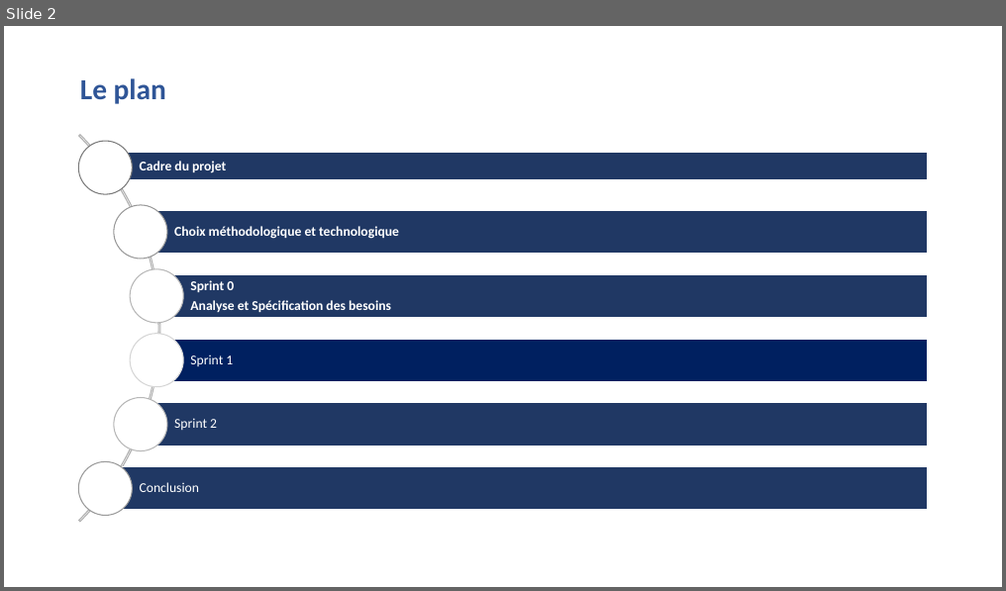
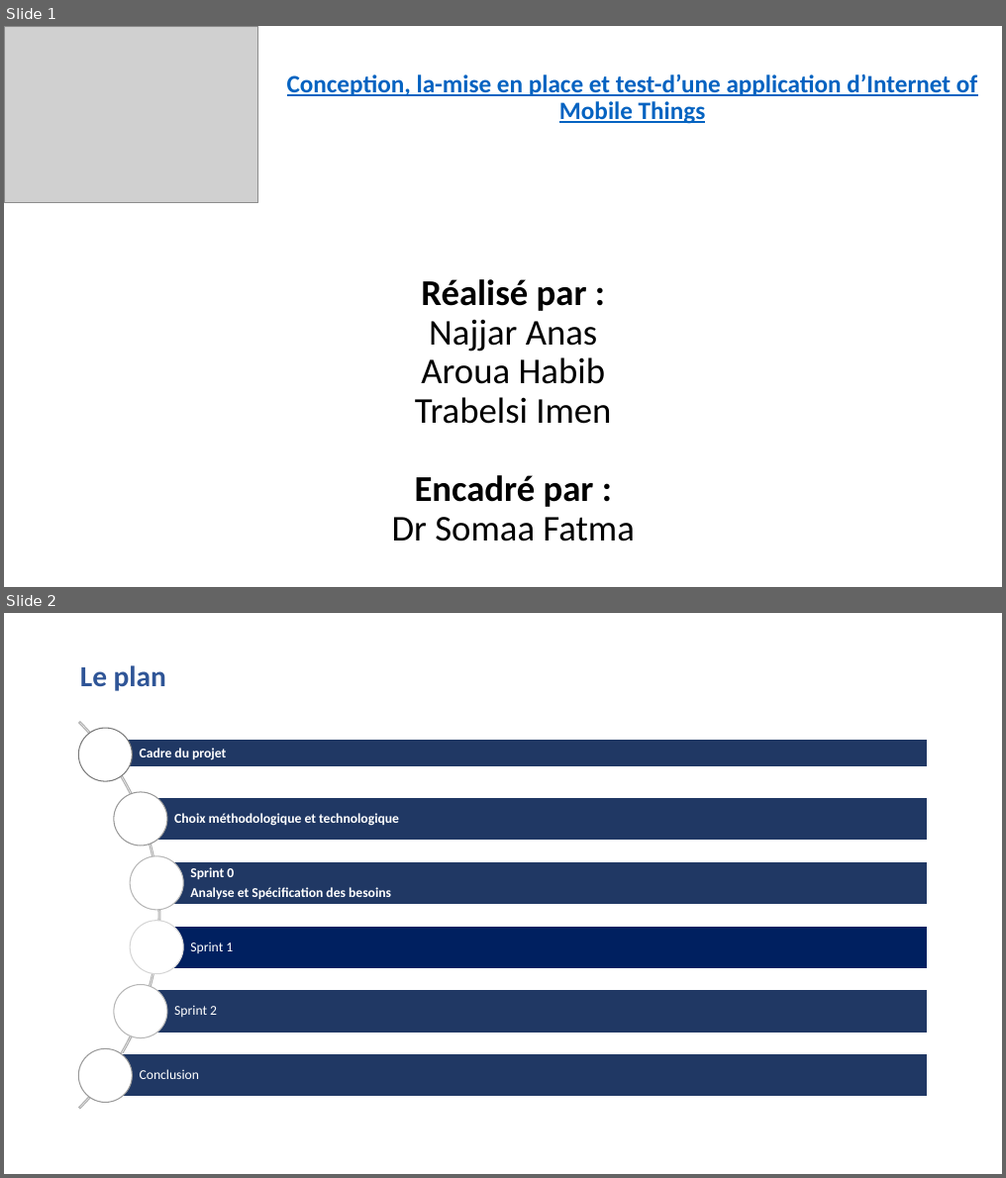
Before and after one commit to HabibAroua/Conception-la-mise-en-place-et-test-d-une-application-d-Internet-of-Mobile-Things, a slide deck: ppe-presentation.pptx. Shown one above the other, each under a label of ours: slide 2 before the commit, slides 1 and 2 after it. The pictures are 1006x591 and 1006x1178 pixels, drawn with LibreOffice and Linux fonts; fonts in the diff are those of the drawing; grey boxes stand for pictures. Boxes give left, top, right and bottom in pixels: in the first picture for what was removed or moved away, otherwise in the second. Text is boxed around its words. In the diff, an @@ line names an element or a change of style, - is before the commit and + after.

```diff
--- a/ppe-presentation.pptx
+++ b/ppe-presentation.pptx
@@ slide 1 added at <box>4,26,1002,587</box>, background #FFFFFF @@
@@ picture added at <box>4,26,258,202</box> @@
@@ subtitle added at <box>287,74,978,124</box>, 24 pt, text #0563C1, bold, underline @@
+Conception, la-mise en place et test-d’une application d’Internet of Mobile Things
@@ title added at <box>392,279,634,542</box>, 35 pt, text #000000 @@
+Réalisé par :
+Najjar Anas
+Aroua Habib
+Trabelsi Imen
+Encadré par :
+Dr Somaa Fatma
```
Also in this commit, not shown: 4 slides changed, 1 other slide added, 4 slides removed.
